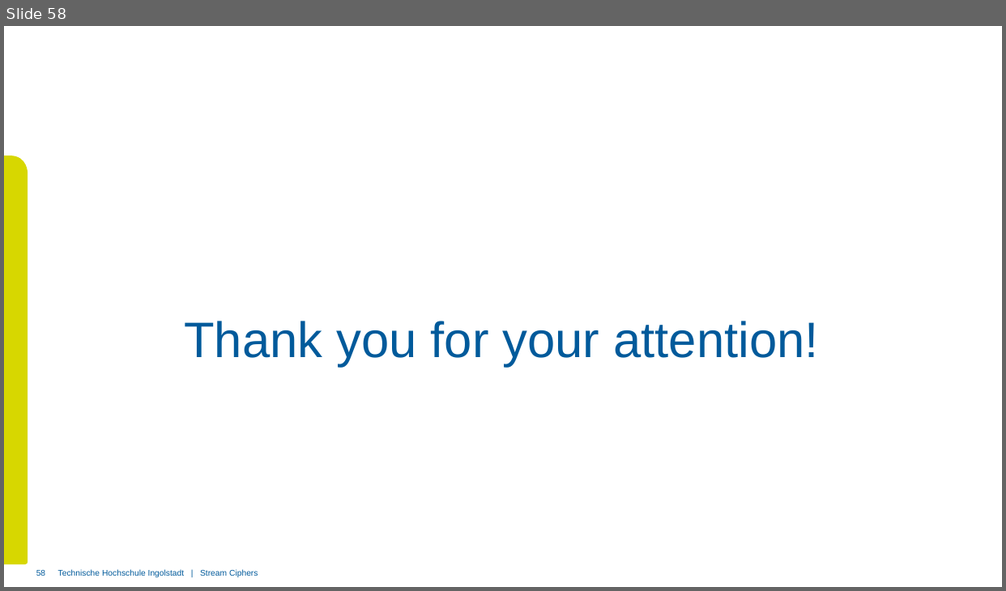
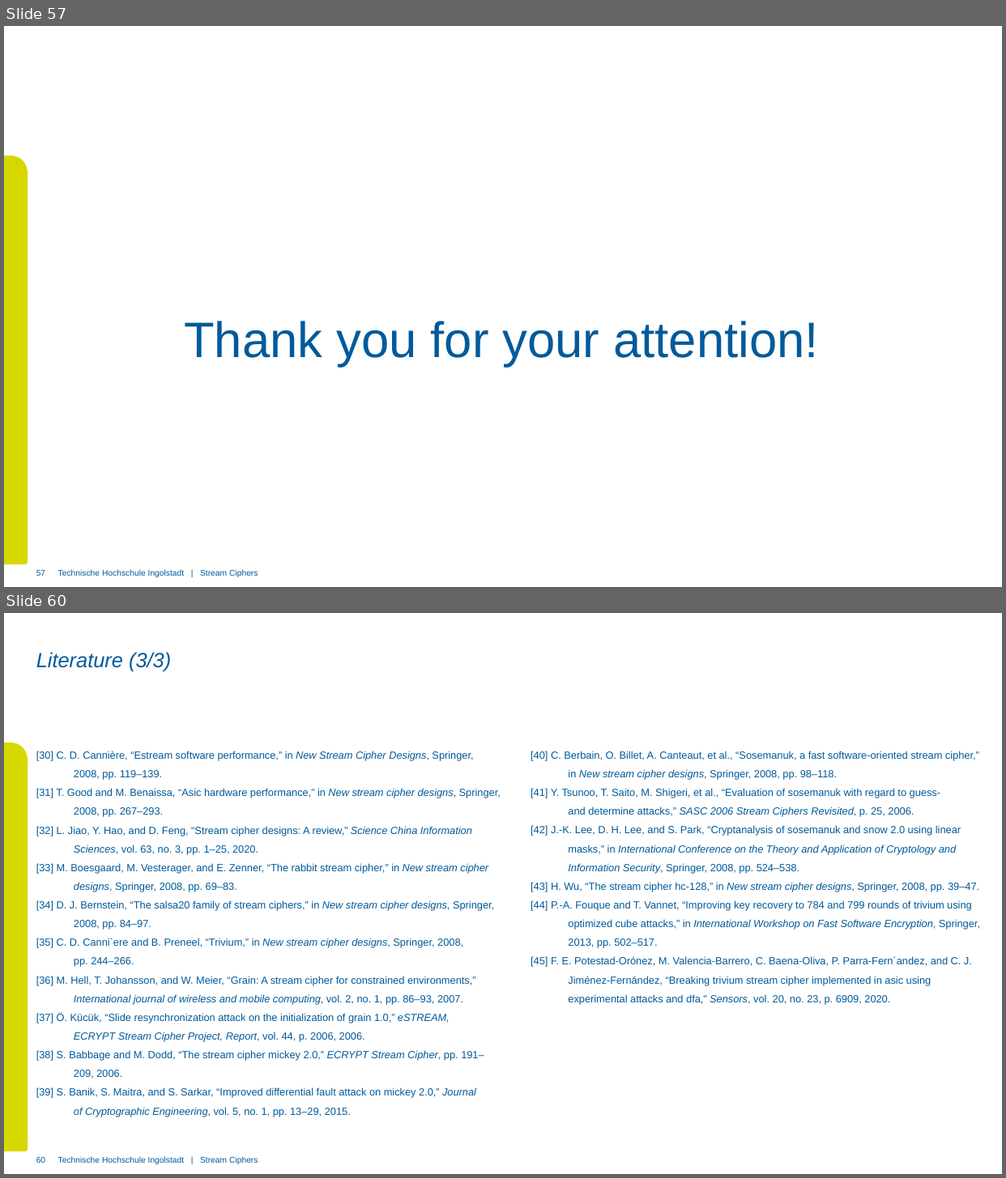
Before and after one commit to xThale/crypto-stream-ciphers, a slide deck: Präsentation/Presentation Unmerged Simon.pptx. Shown one above the other, each under a label of ours: slide 58 before the commit, slides 57 and 60 after it; the slides between them are not shown. The pictures are 1006x591 and 1006x1178 pixels, drawn with LibreOffice and Linux fonts; fonts in the diff are those of the drawing; background and template pictures are left out. Boxes give left, top, right and bottom in pixels: in the first picture for what was removed or moved away, otherwise in the second. Text is boxed around its words. In the diff, an @@ line names an element or a change of style, - is before the commit and + after.

```diff
--- a/Präsentation/Presentation Unmerged Simon.pptx
+++ b/Präsentation/Presentation Unmerged Simon.pptx
@@ slide 60 added at <box>4,613,1002,1174</box>, background #FFFFFF; not listed: 2 template elements that a slide beside it also shows @@
@@ title added at <box>36,652,171,672</box>, 19.8 pt, text #005A9B, italic @@
+Literature (3/3)
@@ text added at <box>36,751,501,1117</box>, 10 pt, text #005A9B @@
+[30] C. D. Cannière, “Estream software performance,” in New Stream Cipher Designs, Springer,
+2008, pp. 119–139.
+[31] T. Good and M. Benaissa, “Asic hardware performance,” in New stream cipher designs, Springer,
+2008, pp. 267–293.
+[32] L. Jiao, Y. Hao, and D. Feng, “Stream cipher designs: A review,” Science China Information
+Sciences, vol. 63, no. 3, pp. 1–25, 2020.
+[33] M. Boesgaard, M. Vesterager, and E. Zenner, “The rabbit stream cipher,” in New stream cipher
+designs, Springer, 2008, pp. 69–83.
+[34] D. J. Bernstein, “The salsa20 family of stream ciphers,” in New stream cipher designs, Springer,
+2008, pp. 84–97.
+[35] C. D. Canni`ere and B. Preneel, “Trivium,” in New stream cipher designs, Springer, 2008,
+pp. 244–266.
+[36] M. Hell, T. Johansson, and W. Meier, “Grain: A stream cipher for constrained environments,”
+International journal of wireless and mobile computing, vol. 2, no. 1, pp. 86–93, 2007.
+[37] Ö. Kücük, “Slide resynchronization attack on the initialization of grain 1.0,” eSTREAM,
+ECRYPT Stream Cipher Project, Report, vol. 44, p. 2006, 2006.
+[38] S. Babbage and M. Dodd, “The stream cipher mickey 2.0,” ECRYPT Stream Cipher, pp. 191–
+209, 2006.
+[39] S. Banik, S. Maitra, and S. Sarkar, “Improved differential fault attack on mickey 2.0,” Journal
+of Cryptographic Engineering, vol. 5, no. 1, pp. 13–29, 2015.
@@ text added at <box>530,751,980,1005</box>, 10 pt, text #005A9B @@
+[40] C. Berbain, O. Billet, A. Canteaut, et al., “Sosemanuk, a fast software-oriented stream cipher,”
+in New stream cipher designs, Springer, 2008, pp. 98–118.
+[41] Y. Tsunoo, T. Saito, M. Shigeri, et al., “Evaluation of sosemanuk with regard to guess-
+and determine attacks,” SASC 2006 Stream Ciphers Revisited, p. 25, 2006.
+[42] J.-K. Lee, D. H. Lee, and S. Park, “Cryptanalysis of sosemanuk and snow 2.0 using linear
+masks,” in International Conference on the Theory and Application of Cryptology and
+Information Security, Springer, 2008, pp. 524–538.
+[43] H. Wu, “The stream cipher hc-128,” in New stream cipher designs, Springer, 2008, pp. 39–47.
+[44] P.-A. Fouque and T. Vannet, “Improving key recovery to 784 and 799 rounds of trivium using
+optimized cube attacks,” in International Workshop on Fast Software Encryption, Springer,
+2013, pp. 502–517.
+[45] F. E. Potestad-Orónez, M. Valencia-Barrero, C. Baena-Oliva, P. Parra-Fern´andez, and C. J.
+Jiménez-Fernández, “Breaking trivium stream cipher implemented in asic using
+experimental attacks and dfa,” Sensors, vol. 20, no. 23, p. 6909, 2020.
@@ page number added at <box>36,1157,45,1163</box>, 8 pt, text #005A9B @@
+60
@@ what was slide 58 is now slide 57 @@
@@ page number at <box>36,570,45,576</box>: text changed @@
-58
+57
```
Also in this commit, not shown: 16 slides changed, 3 other slides added, 2 slides removed, 1 other file.
